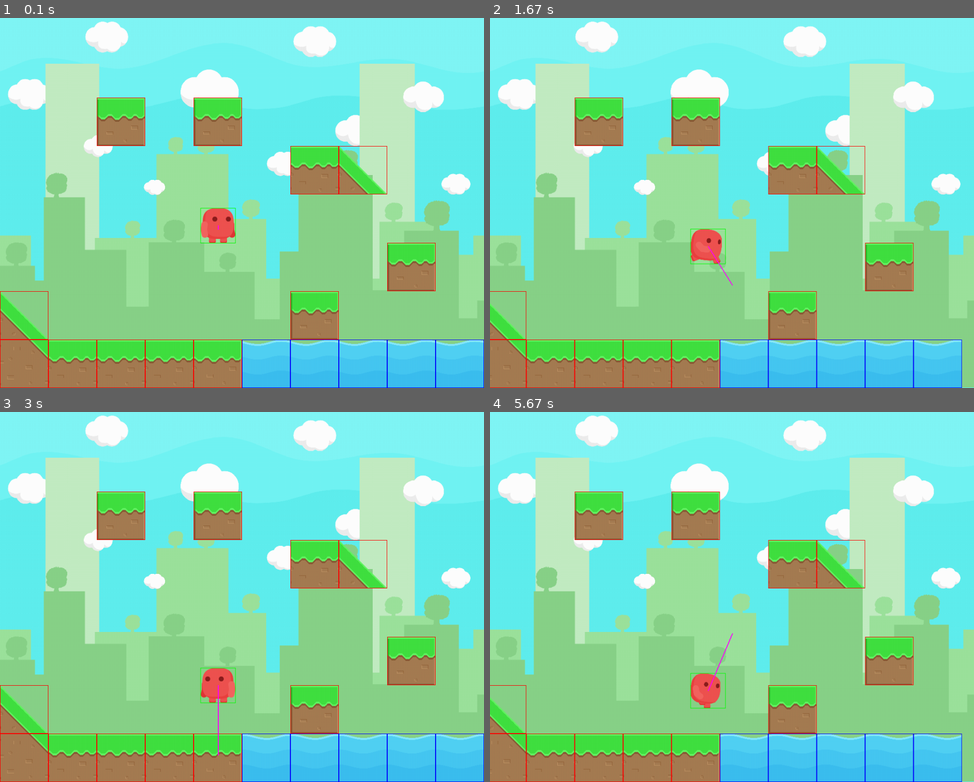
Above: before the commit, frames 1-4 (two rows, left to right).
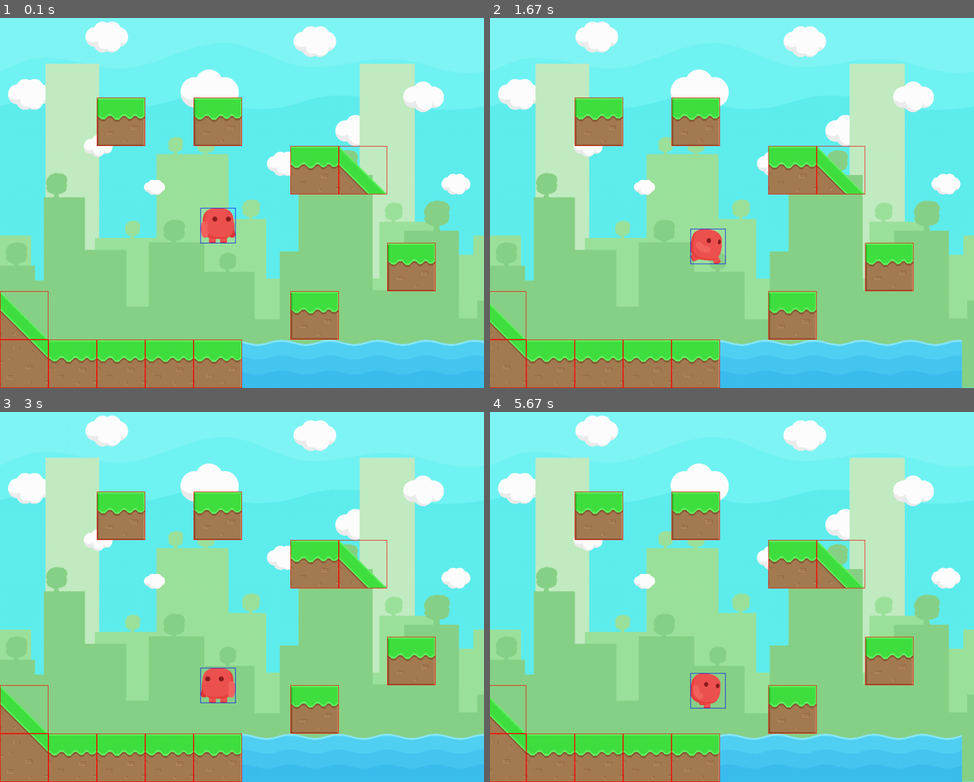
Above: after the commit, the same moments.

Repository: RogiVerakot/platformer-on-pygame
Game: pygame game, started from main.py
Same seed, same stepped clock (60 frames per second), same inputs: the game is played once before the commit and once after it.
Inputs:
- Up to frame 1 (0.1 s): no input
- Up to frame 2 (1.67 s): hold Right 0.33-0.8 s; hold Up 0.83-1.18 s; hold Right from 1.22 s (still down)
- Up to frame 3 (3 s): release Right at 1.68 s; hold Left 1.72-2.25 s; hold Left 2.28-2.73 s; hold Up from 2.77 s (still down)
- Up to frame 4 (5.67 s): release Up at 3.22 s; hold Right 3.25-3.88 s; hold Left 3.92-4.38 s; hold Right 4.42-4.88 s; hold Up 4.92-5.37 s; hold Right from 5.4 s (still down)

The runs differ from the first frame. In frame 1, 0.4% of the frame differs, in the area x 41-100%, y 51-100%; in frame 2, 0.5%; in frame 3, 0.4%; in frame 4, 0.5%, in the area x 41-98%, y 59-100%.

Commit message:
I updated a start level

Diff:
--- a/main.py
+++ b/main.py
@@ -171,15 +171,13 @@
 
         for wave in wave_animations:
             wave.draw(screen)
-            pygame.draw.rect(screen, (0, 0, 255), wave.rect, 1)
 
         screen.blit(player.image, player.rect)
-        pygame.draw.rect(screen, (0, 255, 0), player.rect, 1)
-        # Отрисовка скорости игрока
-        pygame.draw.line(screen, (255, 0, 255),
-                         player.rect.center,
-                         (player.rect.centerx + player.speed_x * 10,
-                          player.rect.centery + player.velocity * 10), 2)
+        pygame.draw.rect(screen, (0, 0, 255), player.rect, 1)
+        # pygame.draw.line(screen, (255, 0, 255)
+                         # player.rect.center,
+                         # (player.rect.centerx + player.speed_x * 10,
+                         #  player.rect.centery + player.velocity * 10), 2)
 
         pygame.display.flip()
 
